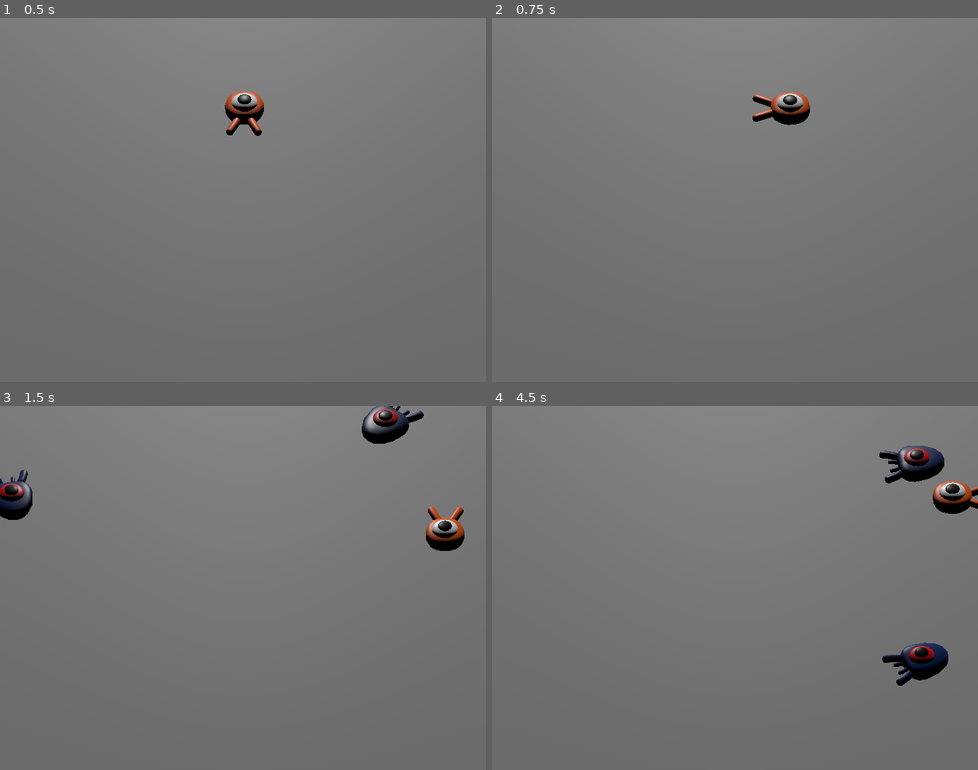
Above: before the commit, frames 1-4 (two rows, left to right).
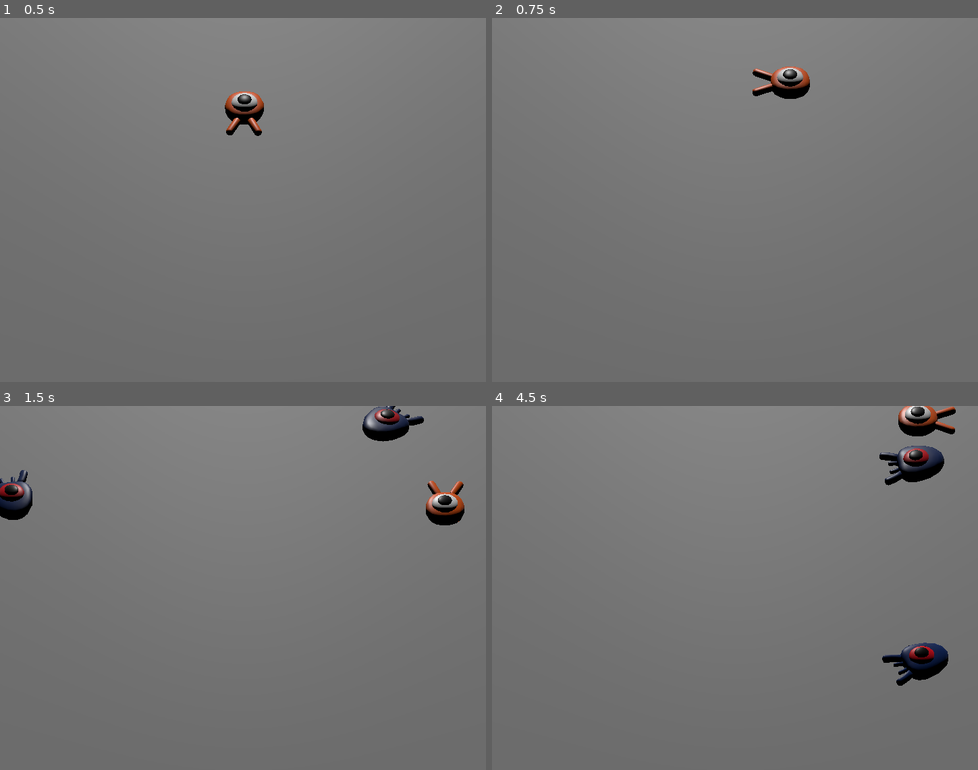
Above: after the commit, the same moments.

Repository: mdorizon/godot-3D-Tutorial
Game: Godot game, scene res://main.tscn
Two runs of this game, one before a commit and one after it. Both use one fixed random seed, a clock stepped at 60 frames per second and the inputs below.
Inputs:
- Up to frame 1 (0.5 s): no input
- Up to frame 2 (0.75 s): tap Enter at 0.5 s; hold D (move_right) from 0.53 s (still down); tap Space (jump) at 0.6 s
- Up to frame 3 (1.5 s): tap Space (jump) at 0.77, 1.07, 1.35 s; release D (move_right) at 1.28 s; hold S (move_back) from 1.28 s (still down)
- Up to frame 4 (4.5 s): tap Space (jump) at 1.52, 1.82, 2.1, 2.85, 3.02, 3.32, 3.6, 3.77, 4.07, 4.35 s; release S (move_back) at 2.03 s; hold D (move_right) 2.03-2.78 s; hold W (move_forward) 2.78-3.53 s; hold A (move_left) from 3.53 s (still down)

Frame 1 is identical in both runs. In frame 2, 1.4% of the frame differs, in the area x 53-66%, y 13-30%; in frame 3, 1.6%, in the area x 74-96%, y 0-40%; in frame 4, 1.5%.

Commit message:
:sparkles: jumping

Diff:
--- a/player.gd
+++ b/player.gd
@@ -4,6 +4,8 @@
 @export var speed = 14
 # The downward acceleration when in the air, in meters per second squared.
 @export var fall_acceleration = 75
+# Vertical impulse applied to the character upon jumping in meters per second.
+@export var jump_impulse = 20
 
 var target_velocity = Vector3.ZERO
 
@@ -35,3 +37,7 @@
 	# Moving the Character
 	velocity = target_velocity
 	move_and_slide()
+
+	# Jumping.
+	if is_on_floor() and Input.is_action_just_pressed("jump"):
+		target_velocity.y = jump_impulse
